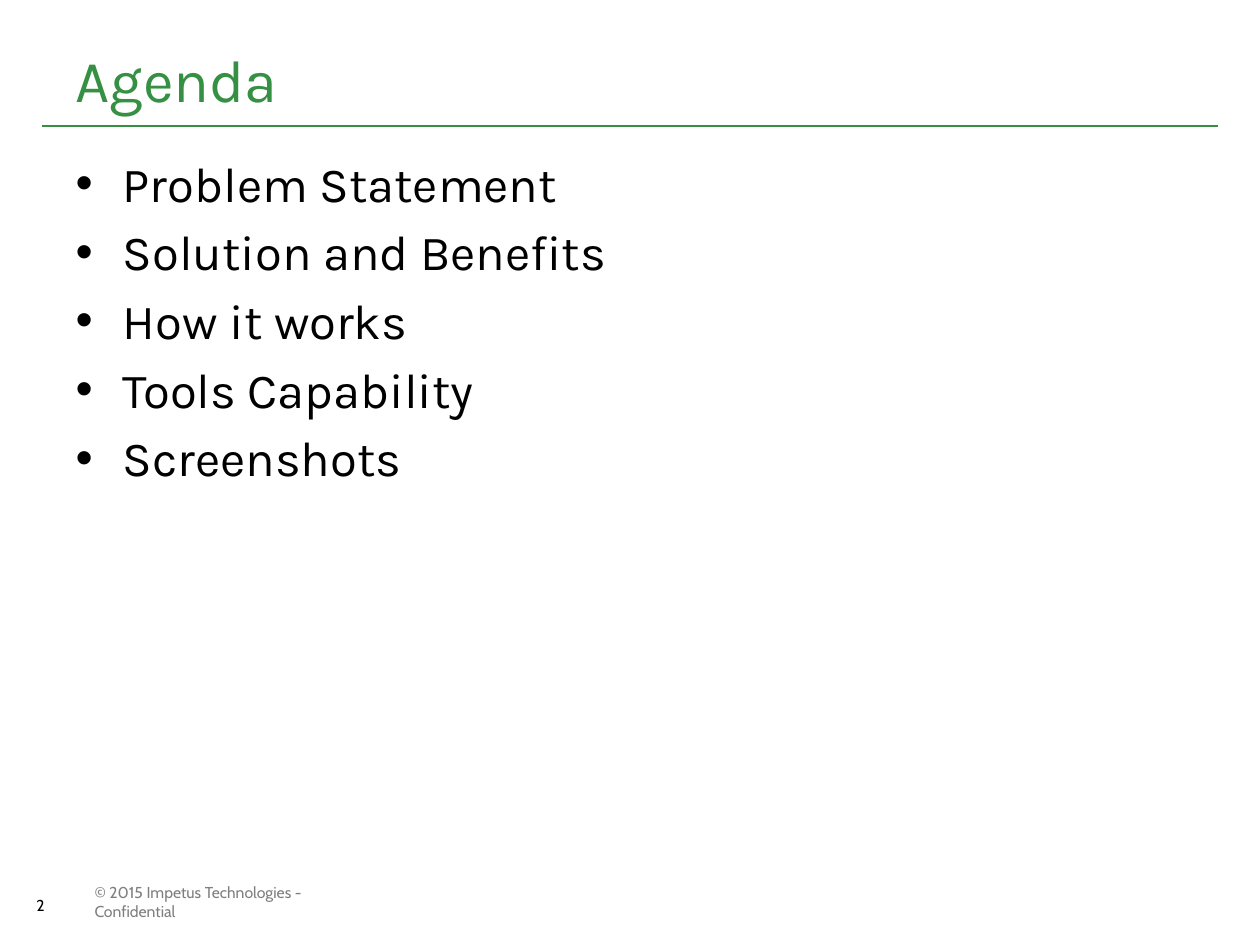
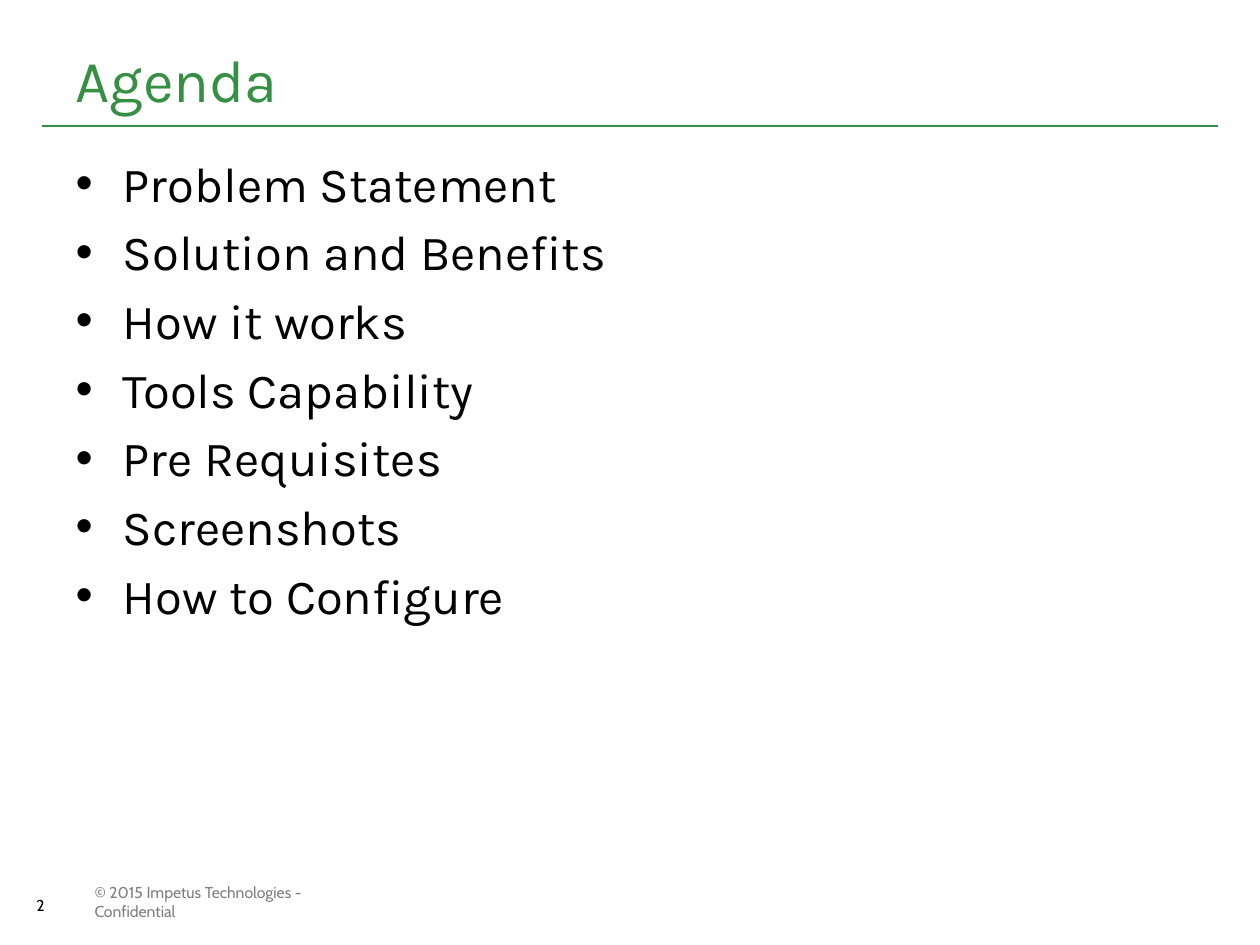
Before and after one commit to Impetus/couverture, a slide deck: slide 2 of USSCC_DOCUMENT/presentations/User Story Specific Code Coverage Tool.pptx. Drawn at 1260x945 pixels with LibreOffice and Linux fonts; fonts in the diff are those of the drawing; background and template pictures are left out. Boxes give left, top, right and bottom in pixels: in the first picture for what was removed or moved away, otherwise in the second. Text is boxed around its words. In the diff, an @@ line names an element or a change of style, - is before the commit and + after.

```diff
--- a/USSCC_DOCUMENT/presentations/User Story Specific Code Coverage Tool.pptx
+++ b/USSCC_DOCUMENT/presentations/User Story Specific Code Coverage Tool.pptx
@@ text at [123, 442, 441, 488]: paragraph added @@
+• Pre Requisites
@@ text at [123, 580, 504, 626]: paragraph added @@
+• How to Configure
```
Also in this commit, not shown: 1 other slide changed, 2 slides added, 2 other files.
